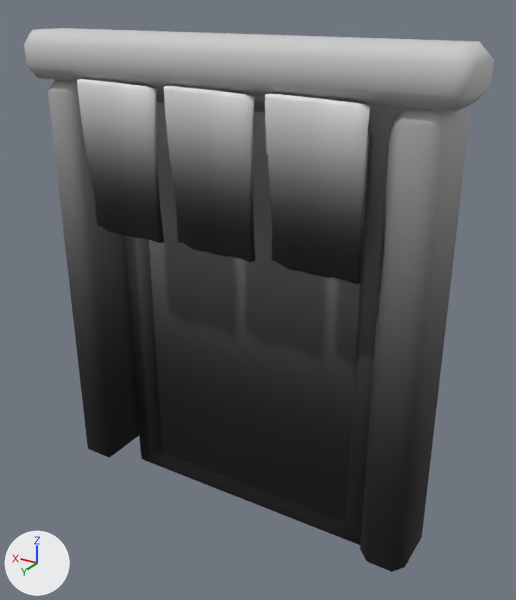
An edit to the FBX model Assets/PackageAsset/Honda 1/Wood/SM_Wood_Door_05.fbx, drawn before and after from the same camera.
Camera for both pictures: a 50 mm lens placed at (0.552, 1.136, 0.756), pointed at (0.965, 0.448, 0.412). Arrows for +X, +Y and +Z are at lower left; the lights stay in place. Where no turn or scale is listed for an object, it has been applied to the vertices.

Objects in the first picture: 'SM_Wood_Door_05'.
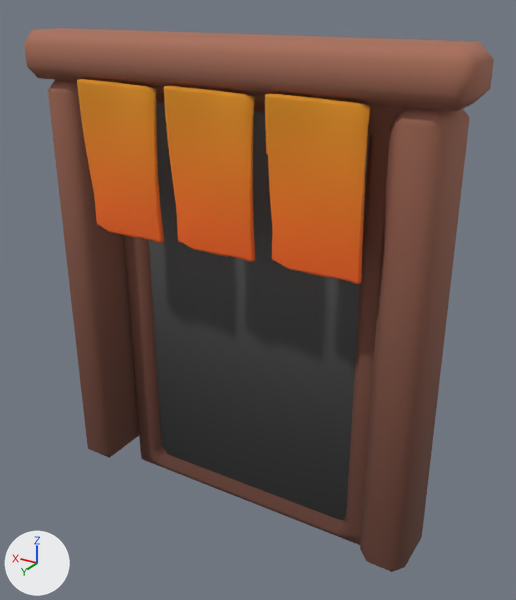
Location of each change, [x1, y1, x2, y2] in pixels of the pictures (516 x 600 px):
'SM_Wood_Door_05', surface changed (grey to orange): [24, 28, 494, 572] in both

The edits, one by one:
Picture 'T_All_01.png' (img_t_all_01_png) is new.
Material 'MI_Wood_01' (mat_mi_wood_01) changes its picture from img_t_clay_01_png to img_t_all_01_png.
